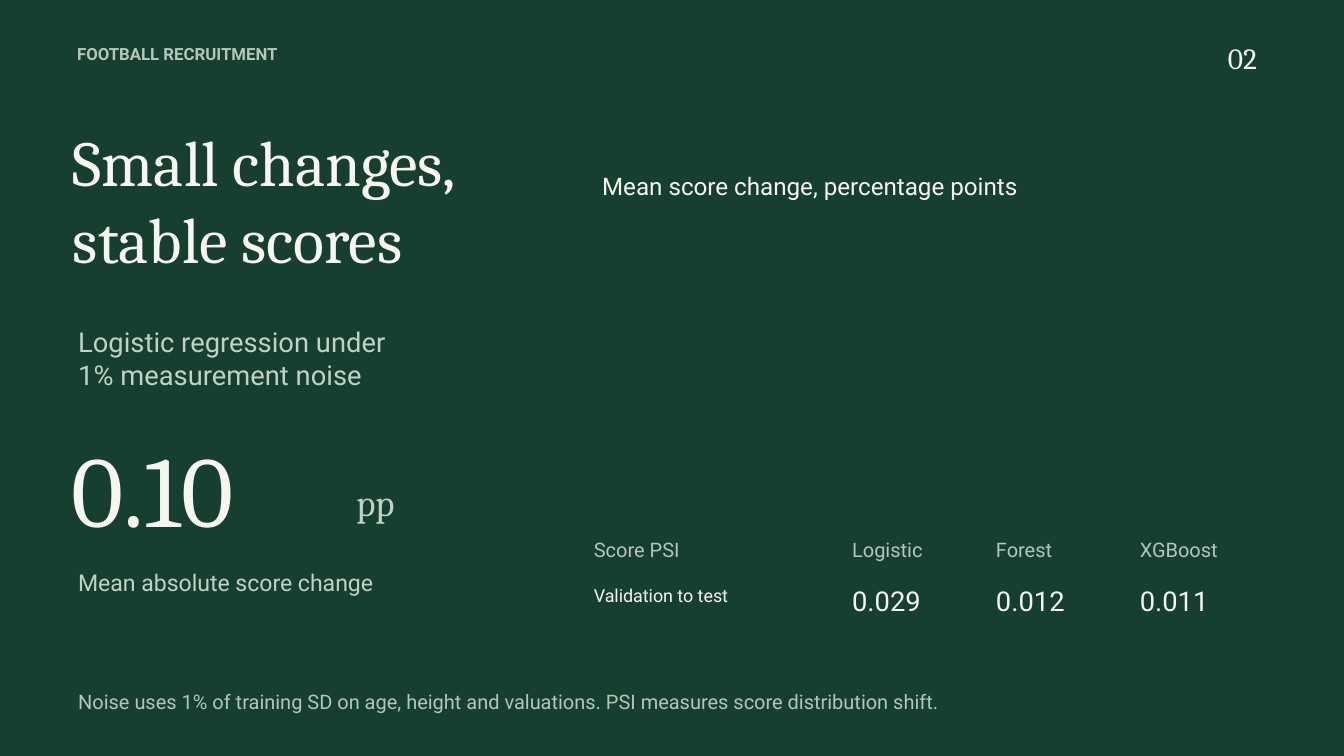
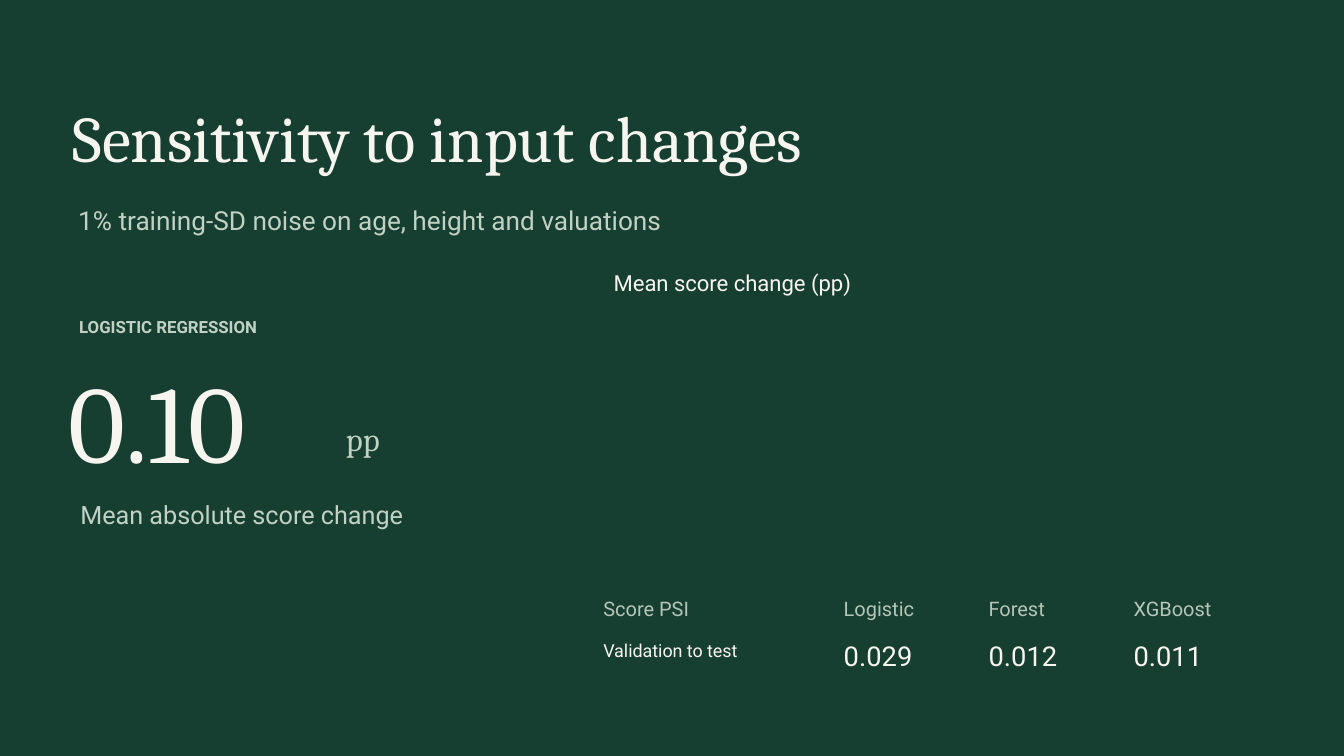
Before and after one commit to RemiBp/football-recruitment-scoring, a slide deck: slide 2 of deliverables/Football stability.pptx. Drawn at 1344x756 pixels with LibreOffice and Linux fonts; fonts in the diff are those of the drawing. Boxes give left, top, right and bottom in pixels: in the first picture for what was removed or moved away, otherwise in the second. Text is boxed around its words. In the diff, an @@ line names an element or a change of style, - is before the commit and + after.

```diff
--- a/deliverables/Football stability.pptx
+++ b/deliverables/Football stability.pptx
@@ text removed at <box>77,48,277,60</box> @@
-FOOTBALL RECRUITMENT
@@ text removed at <box>1228,49,1257,69</box> @@
-02
@@ text added at <box>73,116,802,177</box>, 46.5 pt, text #F7F5F0 @@
+Sensitivity to input changes
@@ text removed at <box>73,141,456,264</box> @@
-Small changes,
-stable scores
@@ text at <box>78,210,661,236</box>: text changed; size 14.2 to 18.8 pt; text colour #B3C6B8 to #C0D2C4 @@
-Noise uses 1% of training SD on age, height and valuations. PSI measures score distribution shift.
+1% training-SD noise on age, height and valuations
@@ text at <box>614,273,851,296</box>: text changed; size 16.5 to 15.8 pt; text colour #C0D2C4 to #F7F5F0 @@
-Mean absolute score change
+Mean score change (pp)
@@ text at <box>79,321,257,333</box>: text changed; size 19.5 to 12 pt; bold on @@
-Logistic regression under
-1% measurement noise
+LOGISTIC REGRESSION
@@ text "0.10": place and size @@
-text "0.10" at <box>72,459,233,528</box>
+text "0.10" at <box>69,389,245,464</box>
@@ text "0.10" at <box>69,389,245,464</box>: size 72 to 78.8 pt @@
@@ text "pp": place and size @@
-text "pp" at <box>356,498,394,524</box>
+text "pp" at <box>346,435,380,458</box>
@@ text "pp" at <box>346,435,380,458</box>: size 26.2 to 23.2 pt @@
@@ text at <box>80,505,403,530</box>: text changed; size 17.2 to 18 pt; text colour #F7F5F0 to #C0D2C4 @@
-Mean score change, percentage points
+Mean absolute score change
@@ table: place and size @@
-table at <box>584,534,1277,627</box>
+table at <box>594,594,1270,680</box>
```
Also in this commit, not shown: 1 other slide changed, 3 other files.
